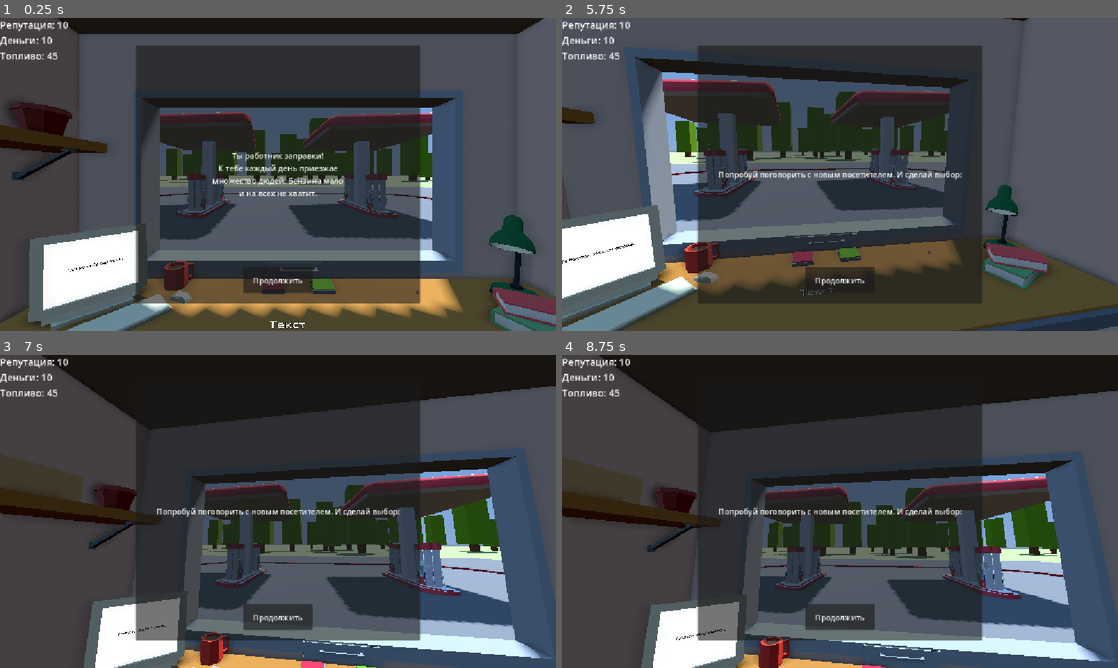
Above: before the commit, frames 1-4 (two rows, left to right).
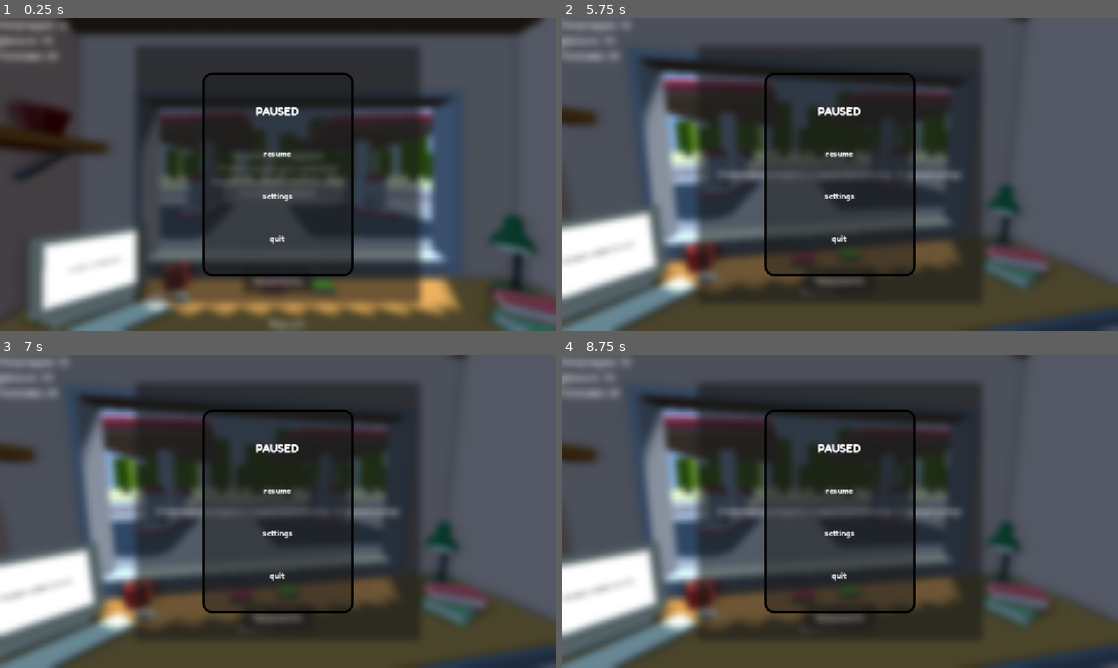
Above: after the commit, the same moments.

Repository: RolicsVin/AZS
Game: Godot game, scene res://scenes/game.tscn
Two runs of this game, one before a commit and one after it. Both use one fixed random seed, a clock stepped at 60 frames per second and the inputs below. This scene is started directly instead of the project's main scene.
Inputs (mouse positions are in pixels of both pictures, inside the frame that each line leads up to):
- Up to frame 1 (0.25 s): no input
- Up to frame 2 (5.75 s): click "Продолжить" at 0.5 s; click (840, 152) at 1.25 s, where only the run after the commit has a clickable "resume"; tap Enter (ui_accept) at 2, 2.27, 3.02, 4.52, 5.27 s; move the mouse to (962, 158) at 2.02 s; hold Right (ui_right) 2.03-2.78 s; click (962, 158) at 2.1 s; move the mouse to (728, 190) at 2.77 s; hold Down (ui_down) 2.78-3.53 s; click (728, 190) at 2.85 s; move the mouse to (895, 105) at 3.52 s; hold Right (ui_right) 3.53-4.28 s; click (895, 105) at 3.6 s; move the mouse to (812, 237) at 4.27 s; hold Up (ui_up) 4.28-5.03 s; click (812, 237) at 4.35 s; move the mouse to (1006, 221) at 5.02 s; hold Left (ui_left) from 5.03 s (still down); click (1006, 221) at 5.1 s; tap Escape (ui_cancel) at 5.65 s
- Up to frame 3 (7 s): release Left (ui_left) at 5.75 s; click (278, 533) at 5.75 s, where only the run after the commit has a clickable "settings"; move the mouse to (111, 464) at 6.52 s; hold Left (ui_left) from 6.53 s (still down); click (111, 464) at 6.6 s
- Up to frame 4 (8.75 s): move the mouse to (867, 511) at 7.27 s; release Left (ui_left) at 7.28 s; hold Down (ui_down) 7.28-8.03 s; click (867, 511) at 7.35 s; move the mouse to (756, 433) at 8.02 s; hold Right (ui_right) from 8.03 s (still down); click (756, 433) at 8.1 s

The runs differ from the first frame. In frame 1, 18% of the frame differs, in the area x 0-100%, y 0-100%; in frame 2, 18%; in frame 3, 73%; in frame 4, 73%.

Commit message:
Pause

Diff:
--- a/scenes/game.tscn
+++ b/scenes/game.tscn
@@ -43,6 +43,9 @@
 [ext_resource type="ArrayMesh" uid="uid://bm7a2fwvpu1ml" path="res://assets/models/azs/Cube_102.res" id="38_xbak0"]
 [ext_resource type="ArrayMesh" uid="uid://dy5t6o4ol0qy6" path="res://assets/models/azs/Cube_099.res" id="39_3x28f"]
 [ext_resource type="Script" uid="uid://mjs7w2yxouse" path="res://scenes/ui_2.gd" id="44_0sl42"]
+[ext_resource type="Script" uid="uid://b651cb7y0xadp" path="res://scenes/pause.gd" id="46_fedci"]
+[ext_resource type="FontFile" uid="uid://cmpsdumo2fb2i" path="res://assets/fonts/FredokaOneCyrillic-Regular.ttf" id="47_8qswn"]
+[ext_resource type="Shader" uid="uid://d0ivgi6ble16m" path="res://assets/shaders/menu.gdshader" id="48_rm0al"]
 [ext_resource type="Resource" path="res://assets/events/donation.tres" id="donation_event"]
 [ext_resource type="Script" uid="uid://rfq1ncy2ix6k" path="res://core/classes/resources/work.gd" id="work_script"]
 
@@ -751,6 +754,53 @@
 &"gold_cube": SubResource("Animation_0sl42"),
 &"ready": SubResource("Animation_oaba0")
 }
+
+[sub_resource type="StyleBoxFlat" id="StyleBoxFlat_yf5fn"]
+bg_color = Color(0.10224319, 0.10224321, 0.10224321, 0.44313726)
+border_width_left = 5
+border_width_top = 5
+border_width_right = 5
+border_width_bottom = 5
+border_color = Color(0, 0, 0, 1)
+corner_radius_top_left = 20
+corner_radius_top_right = 20
+corner_radius_bottom_right = 20
+corner_radius_bottom_left = 20
+
+[sub_resource type="LabelSettings" id="LabelSettings_mcrhi"]
+font = ExtResource("47_8qswn")
+font_size = 23
+
+[sub_resource type="StyleBoxFlat" id="StyleBoxFlat_l30wr"]
+bg_color = Color(0.6, 0.6, 0.6, 0)
+
+[sub_resource type="StyleBoxFlat" id="StyleBoxFlat_ttpub"]
+bg_color = Color(0.6, 0.6, 0.6, 0)
+
+[sub_resource type="StyleBoxFlat" id="StyleBoxFlat_7tnp4"]
+bg_color = Color(0.6, 0.6, 0.6, 0)
+
+[sub_resource type="StyleBoxFlat" id="StyleBoxFlat_f8rbl"]
+bg_color = Color(0.6, 0.6, 0.6, 0)
+border_width_left = 5
+border_width_top = 5
+border_width_right = 5
+border_width_bottom = 5
+border_color = Color(0, 0, 0, 1)
+corner_radius_top_left = 20
+corner_radius_top_right = 20
+corner_radius_bottom_right = 20
+corner_radius_bottom_left = 20
+
+[sub_resource type="StyleBoxFlat" id="StyleBoxFlat_owdg2"]
+bg_color = Color(0.6, 0.6, 0.6, 0)
+
+[sub_resource type="StyleBoxFlat" id="StyleBoxFlat_hnexy"]
+bg_color = Color(0.6, 0.6, 0.6, 0)
+
+[sub_resource type="ShaderMaterial" id="ShaderMaterial_i4re6"]
+shader = ExtResource("48_rm0al")
+shader_parameter/lod = 2.0
 
 [node name="Game" type="Node3D" unique_id=383884584 node_paths=PackedStringArray("works", "ui", "resume", "web", "event_panel", "dialog", "back_button", "anim", "transition_overlay")]
 script = ExtResource("1_uwrxv")
@@ -1790,9 +1840,111 @@
 mouse_filter = 2
 color = Color(0, 0, 0, 1)
 
+[node name="Pause" type="CanvasLayer" parent="." unique_id=1683573541]
+process_mode = 3
+layer = 15
+script = ExtResource("46_fedci")
+
+[node name="Control" type="Control" parent="Pause" unique_id=1652302047]
+layout_mode = 3
+anchors_preset = 15
+anchor_right = 1.0
+anchor_bottom = 1.0
+grow_horizontal = 2
+grow_vertical = 2
+mouse_filter = 2
+
+[node name="PanelContainer" type="PanelContainer" parent="Pause/Control" unique_id=340061739]
+z_index = 1
+layout_mode = 1
+anchors_preset = -1
+anchor_left = 0.3637153
+anchor_top = 0.17438272
+anchor_right = 0.6362847
+anchor_bottom = 0.8256173
+pivot_offset = Vector2(157, 211)
+mouse_filter = 2
+theme_override_styles/panel = SubResource("StyleBoxFlat_yf5fn")
+metadata/_edit_use_anchors_ = true
+
+[node name="Control" type="Control" parent="Pause/Control/PanelContainer" unique_id=1128496061]
+layout_mode = 2
+mouse_filter = 2
+
+[node name="VBoxContainer" type="VBoxContainer" parent="Pause/Control/PanelContainer/Control" unique_id=2056314287]
+z_index = 2
+layout_mode = 1
+anchors_preset = -1
+anchor_left = 0.10526316
+anchor_top = 0.08252427
+anchor_right = 0.88486844
+anchor_bottom = 0.9247573
+grow_horizontal = 2
+grow_vertical = 2
+pivot_offset = Vector2(157, 211)
+metadata/_edit_use_anchors_ = true
+
+[node name="Label" type="Label" parent="Pause/Control/PanelContainer/Control/VBoxContainer" unique_id=148451042]
+layout_mode = 2
+size_flags_vertical = 6
+text = "PAUSED"
+label_settings = SubResource("LabelSettings_mcrhi")
+horizontal_alignment = 1
+vertical_alignment = 1
+
+[node name="resume" type="Button" parent="Pause/Control/PanelContainer/Control/VBoxContainer" unique_id=1967831059]
+z_index = 3
+layout_mode = 2
+size_flags_vertical = 3
+theme_override_fonts/font = ExtResource("47_8qswn")
+theme_override_styles/normal = SubResource("StyleBoxFlat_l30wr")
+theme_override_styles/normal_mirrored = SubResource("StyleBoxFlat_ttpub")
+theme_override_styles/pressed = SubResource("StyleBoxFlat_7tnp4")
+theme_override_styles/hover = SubResource("StyleBoxFlat_f8rbl")
+theme_override_styles/disabled = SubResource("StyleBoxFlat_owdg2")
+theme_override_styles/focus = SubResource("StyleBoxFlat_hnexy")
+text = "resume"
+
+[node name="settings" type="Button" parent="Pause/Control/PanelContainer/Control/VBoxContainer" unique_id=1006483761]
+z_index = 3
+layout_mode = 2
+size_flags_vertical = 3
+theme_override_fonts/font = ExtResource("47_8qswn")
+theme_override_styles/normal = SubResource("StyleBoxFlat_l30wr")
+theme_override_styles/normal_mirrored = SubResource("StyleBoxFlat_ttpub")
+theme_override_styles/pressed = SubResource("StyleBoxFlat_7tnp4")
+theme_override_styles/hover = SubResource("StyleBoxFlat_f8rbl")
+theme_override_styles/disabled = SubResource("StyleBoxFlat_owdg2")
+theme_override_styles/focus = SubResource("StyleBoxFlat_hnexy")
+text = "settings"
+
+[node name="quit" type="Button" parent="Pause/Control/PanelContainer/Control/VBoxContainer" unique_id=1085913185]
+z_index = 3
+layout_mode = 2
+size_flags_vertical = 3
+theme_override_fonts/font = ExtResource("47_8qswn")
+theme_override_styles/normal = SubResource("StyleBoxFlat_l30wr")
+theme_override_styles/normal_mirrored = SubResource("StyleBoxFlat_ttpub")
+theme_override_styles/pressed = SubResource("StyleBoxFlat_7tnp4")
+theme_override_styles/hover = SubResource("StyleBoxFlat_f8rbl")
+theme_override_styles/disabled = SubResource("StyleBoxFlat_owdg2")
+theme_override_styles/focus = SubResource("StyleBoxFlat_hnexy")
+text = "quit"
+
+[node name="ColorRect" type="ColorRect" parent="Pause" unique_id=1866740310]
+material = SubResource("ShaderMaterial_i4re6")
+anchors_preset = 15
+anchor_right = 1.0
+anchor_bottom = 1.0
+grow_horizontal = 2
+grow_vertical = 2
+mouse_filter = 2
+
 [connection signal="pressed" from="Buttons/Accert" to="." method="accert"]
 [connection signal="pressed" from="Buttons/Deny" to="." method="deny"]
 [connection signal="pressed" from="Buttons/SocialNetworks" to="." method="open_web"]
 [connection signal="pressed" from="Dialog" to="." method="start_dialog"]
 [connection signal="pressed" from="UI/Panel/Button" to="." method="player_continue"]
 [connection signal="pressed" from="UI/Button" to="." method="player_continue"]
+[connection signal="pressed" from="Pause/Control/PanelContainer/Control/VBoxContainer/resume" to="Pause" method="_on_resume_pressed"]
+[connection signal="pressed" from="Pause/Control/PanelContainer/Control/VBoxContainer/quit" to="Pause" method="_on_quit_pressed"]
--- /dev/null
+++ b/scenes/pause.gd
@@ -0,0 +1,23 @@
+extends CanvasLayer
+
+
+# Called when the node enters the scene tree for the first time.
+func _ready() -> void:
+	pass # Replace with function body.
+
+
+# Called every frame. 'delta' is the elapsed time since the previous frame.
+func _process(delta: float) -> void:
+	if Input.is_action_just_pressed("ui_cancel"):
+		visible = not visible
+		get_tree().paused = not get_tree().paused
+
+
+func _on_resume_pressed() -> void:
+	visible = false
+	get_tree().paused = false
+
+
+
+func _on_quit_pressed() -> void:
+	get_tree().quit()
Binary file added: assets/fonts/FredokaOneCyrillic-Regular.ttf
Not shown, added: assets/fonts/FredokaOneCyrillic-Regular.ttf.import
Not shown, added: scenes/pause.gd.uid
